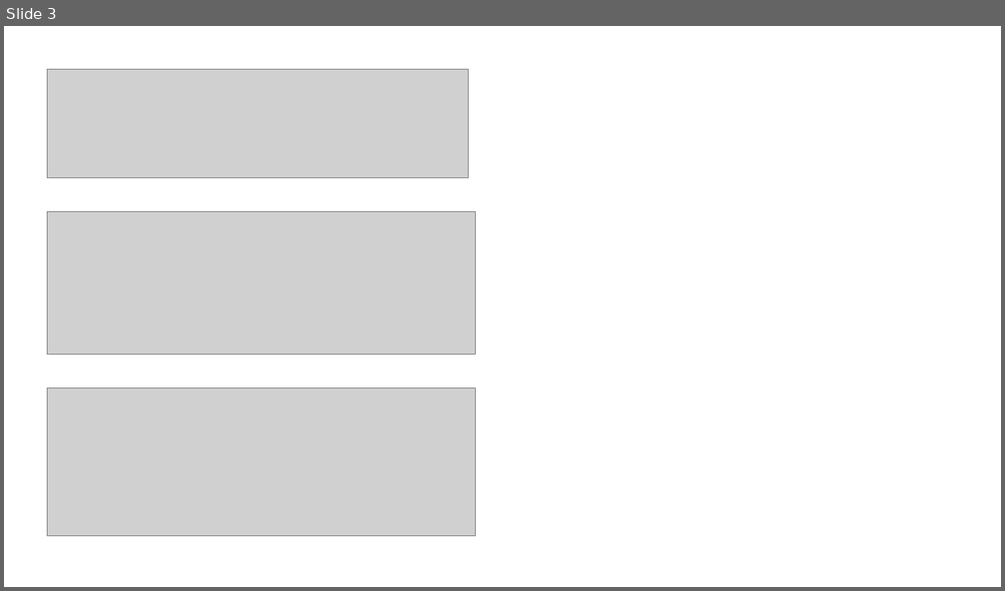
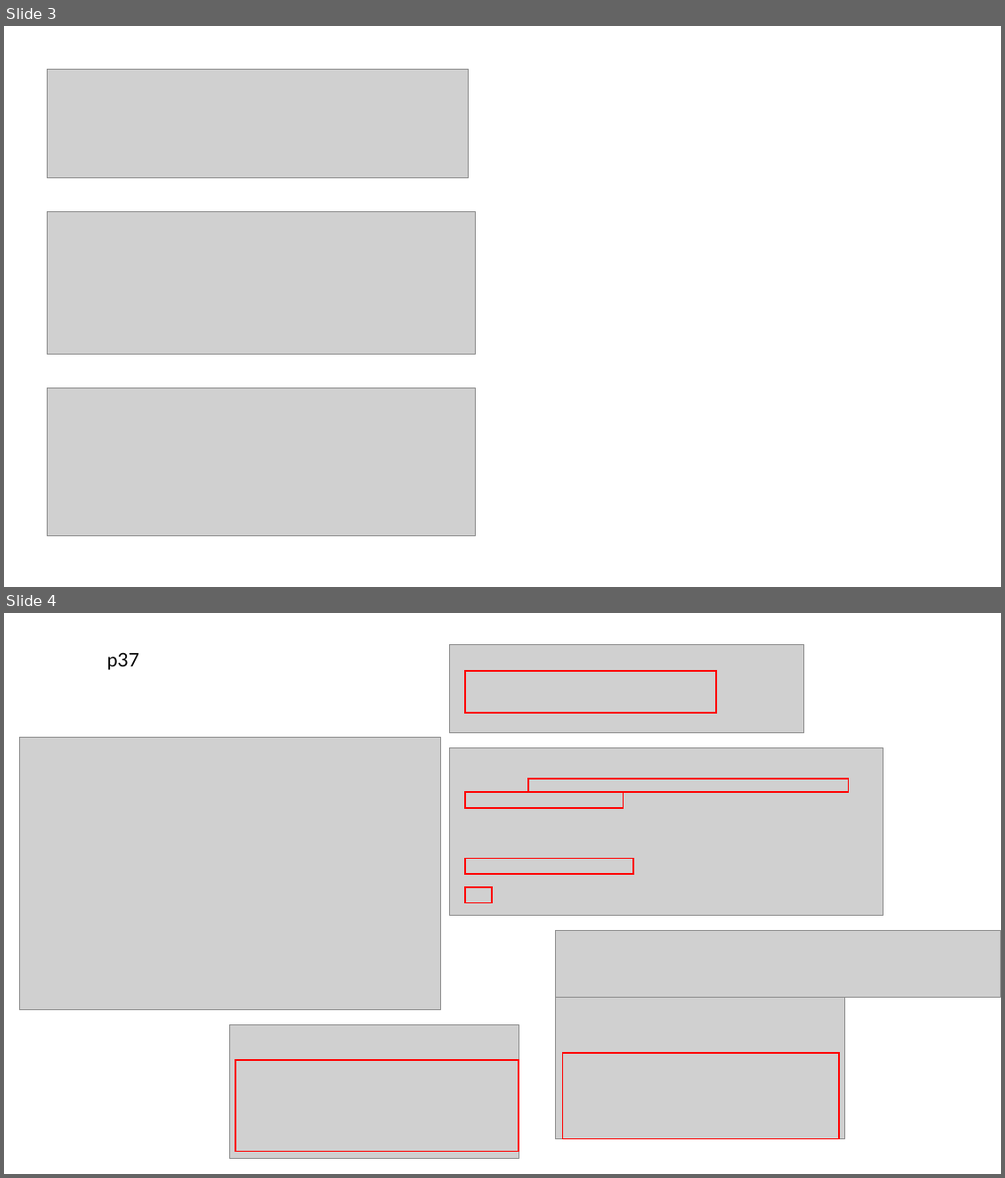
Before and after one commit to cooper35211-max/net_class, a slide deck: 網站與簡報/note.pptx. Shown one above the other, each under a label of ours: slide 3 before the commit, slides 3 and 4 after it. The pictures are 1005x591 and 1005x1178 pixels, drawn with LibreOffice and Linux fonts; fonts in the diff are those of the drawing; grey boxes stand for pictures. Boxes give left, top, right and bottom in pixels: in the first picture for what was removed or moved away, otherwise in the second. Text is boxed around its words. In the diff, an @@ line names an element or a change of style, - is before the commit and + after.

```diff
--- a/網站與簡報/note.pptx
+++ b/網站與簡報/note.pptx
@@ slide 4 added at <box>4,613,1001,1174</box>, background #FFFFFF @@
@@ text added at <box>107,652,139,670</box>, 18 pt, text #000000 @@
+p37
@@ picture added at <box>450,644,804,732</box> @@
@@ rectangle added at <box>465,671,716,713</box>, outline #FF0000 1.5 pt @@
@@ picture added at <box>20,737,441,1009</box> @@
@@ picture added at <box>450,748,883,915</box> @@
@@ rectangle added at <box>465,793,623,808</box>, outline #FF0000 1.5 pt @@
@@ rectangle added at <box>528,779,849,793</box>, outline #FF0000 1.5 pt @@
@@ rectangle added at <box>465,859,633,874</box>, outline #FF0000 1.5 pt @@
@@ rectangle added at <box>465,887,492,903</box>, outline #FF0000 1.5 pt @@
@@ picture added at <box>555,930,1000,997</box> @@
@@ picture added at <box>555,997,844,1139</box> @@
@@ picture added at <box>230,1025,519,1159</box> @@
@@ rectangle added at <box>235,1060,518,1151</box>, outline #FF0000 1.5 pt @@
@@ rectangle added at <box>563,1054,840,1140</box>, outline #FF0000 1.5 pt @@
```
Also in this commit, not shown: 1 slide changed, 6 other slides added, 3 slides removed, 3 other files.
